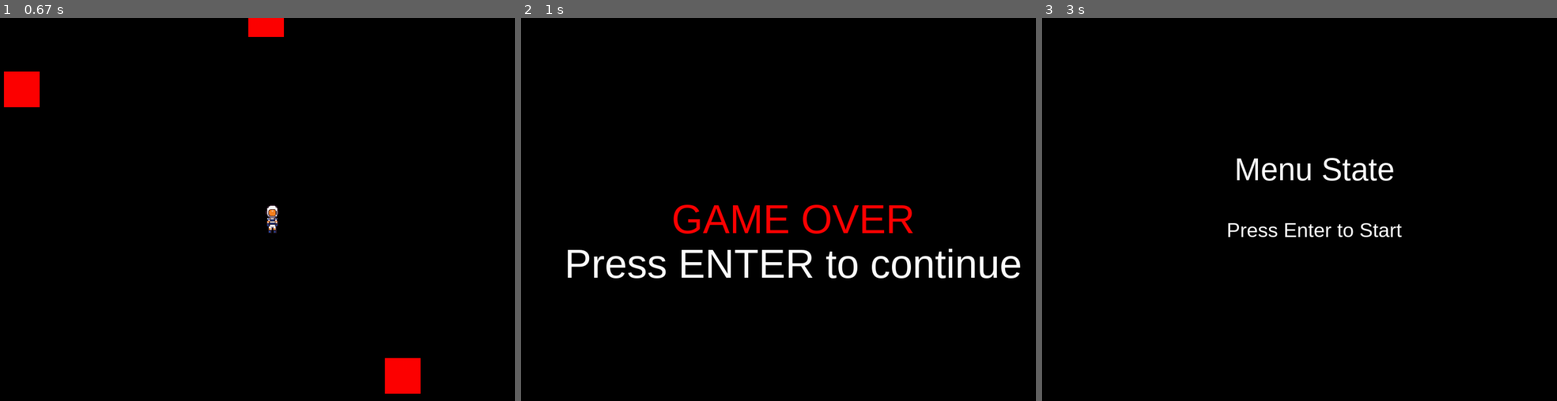
Above: before the commit, frames 1-3 (left to right).
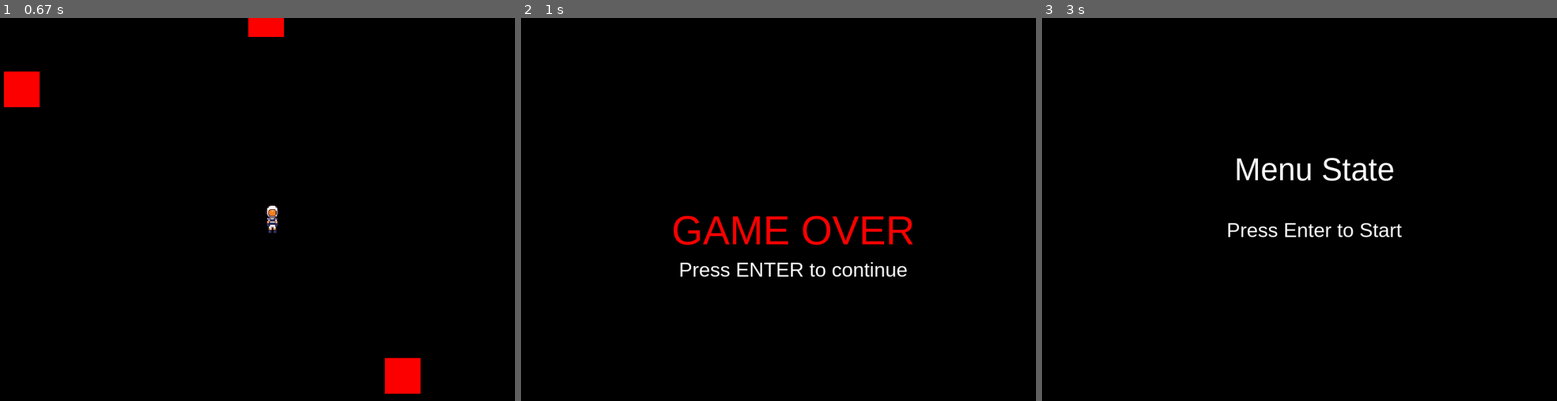
Above: after the commit, the same moments.

Repository: vitorpsogarcia/terranon
Game: pygame game, started from src/main.py
Two runs of this game, one before a commit and one after it. Both use one fixed random seed, a clock stepped at 60 frames per second and the inputs below.
Inputs:
- Up to frame 1 (0.67 s): tap Enter at 0.33 s
- Up to frame 2 (1 s): tap K at 0.67 s
- Up to frame 3 (3 s): tap Enter at 1, 1.4, 1.7, 2.73 s; hold W 1.83-2.13 s; tap K at 1.98 s

Frame 1 is identical in both runs. In frame 2, 4.7% of the frame differs, in the area x 9-97%, y 48-69%; in frame 3, nothing differs.

Commit message:
fix: fontes definidas no init

Diff:
--- a/src/core/states/ui/game_over.py
+++ b/src/core/states/ui/game_over.py
@@ -11,7 +11,7 @@
     def __init__(self, state_manager: "StateManager", screen_size: tuple[int, int]):
         super().__init__(state_manager, screen_size)
         self.font = pygame.font.SysFont("Arial", 72)
-        self.font = pygame.font.SysFont("Arial", 72)
+        self.small_font = pygame.font.SysFont("Arial", 36)
 
     def enter(self):
         print("Game Over State")
@@ -31,6 +31,6 @@
     def draw(self, surface):
         surface.fill((0, 0, 0))
         game_over_text = self.font.render("GAME OVER", True, (255, 0, 0))
-        enter_to_continue = self.font.render("Press ENTER to continue", True, (255, 255, 255))
+        enter_to_continue = self.small_font.render("Press ENTER to continue", True, (255, 255, 255))
         surface.blit(game_over_text, (self.screen_size[0] // 2 - game_over_text.get_width() // 2, self.screen_size[1] // 2 - enter_to_continue.get_height() // 2))
-        surface.blit(enter_to_continue, (self.screen_size[0] // 2 - enter_to_continue.get_width() // 2, self.screen_size[1] // 2 + enter_to_continue.get_height() // 2))
+        surface.blit(enter_to_continue, (self.screen_size[0] // 2 - enter_to_continue.get_width() // 2, self.screen_size[1] // 2 + enter_to_continue.get_height() + 30))
